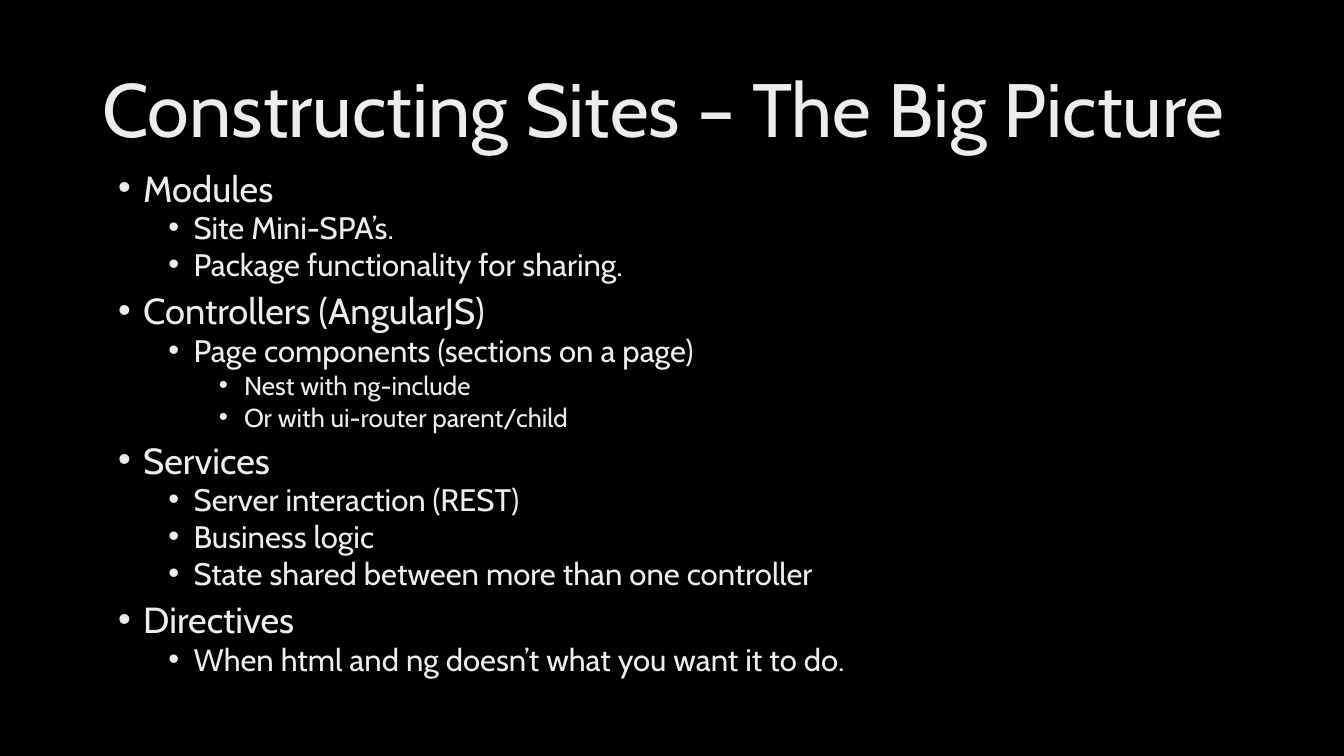
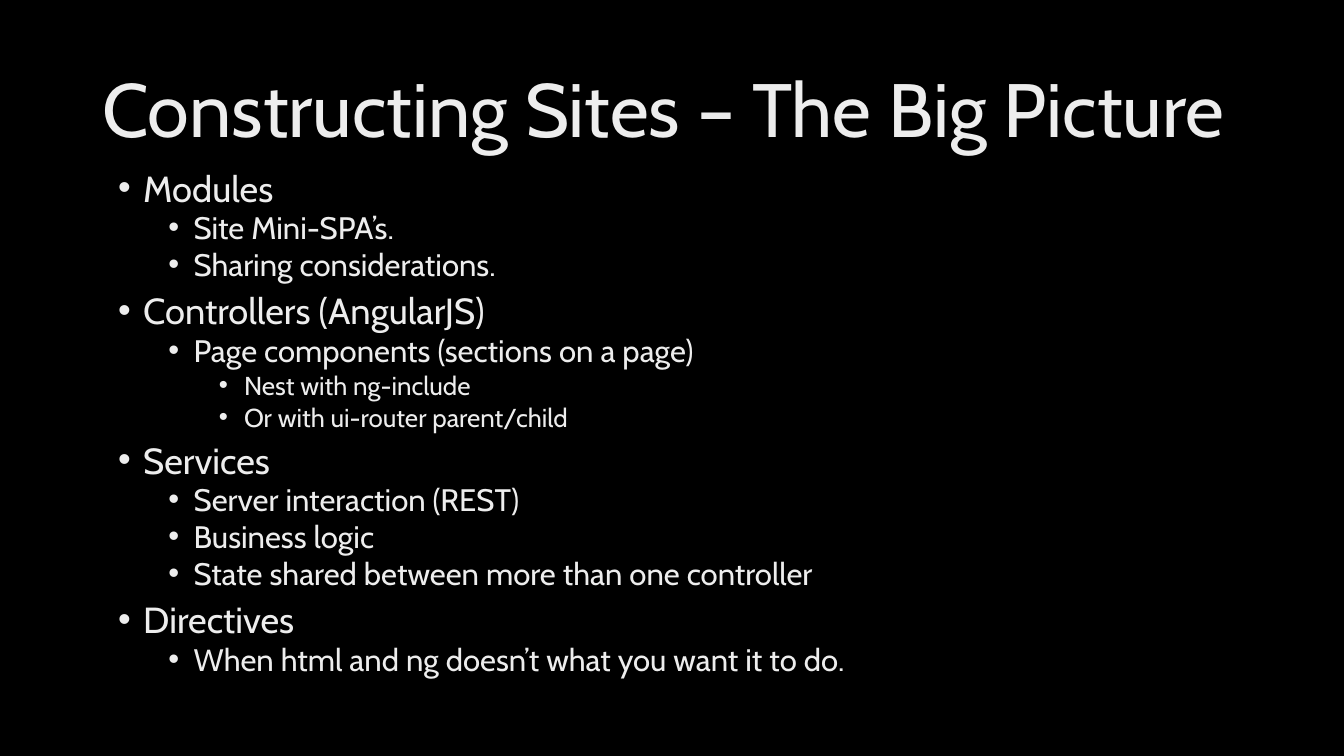
Before and after one commit to ryanlangton/angularjs-mvc, a slide deck: slide 40 of AngularJSdotNet.pptx (slide 36 before the commit). Drawn at 1344x756 pixels with LibreOffice and Linux fonts; fonts in the diff are those of the drawing; background and template pictures are left out. Boxes give left, top, right and bottom in pixels: in the first picture for what was removed or moved away, otherwise in the second. Text is boxed around its words. In the diff, an @@ line names an element or a change of style, - is before the commit and + after.

```diff
--- a/AngularJSdotNet.pptx
+++ b/AngularJSdotNet.pptx
@@ text at (x1=194, y1=252, x2=496, y2=284): text changed @@
-  • Package functionality for sharing.
+  • Sharing considerations.
```
Also in this commit, not shown: 7 other slides changed, 5 slides added, 1 slide removed, 28 other files.
